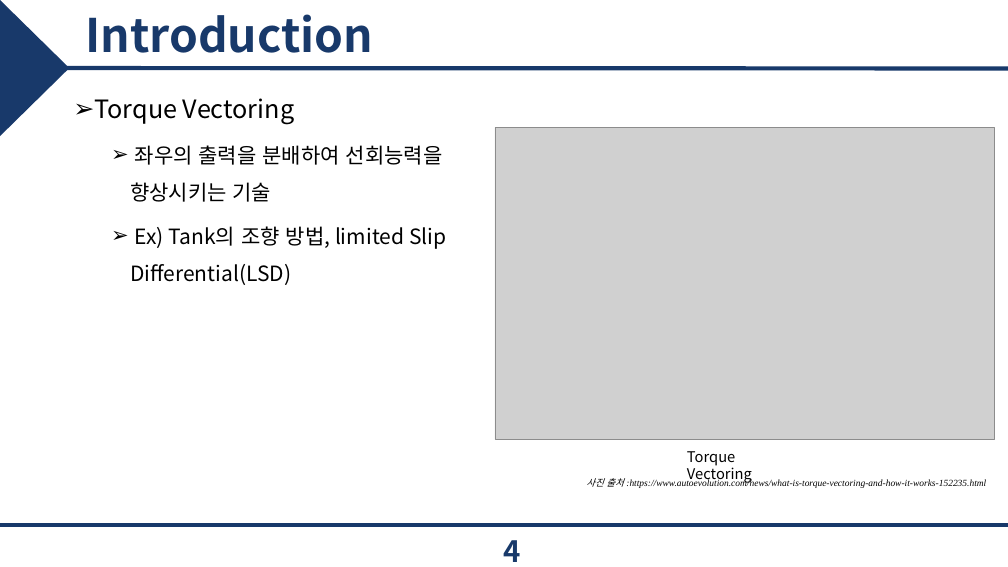
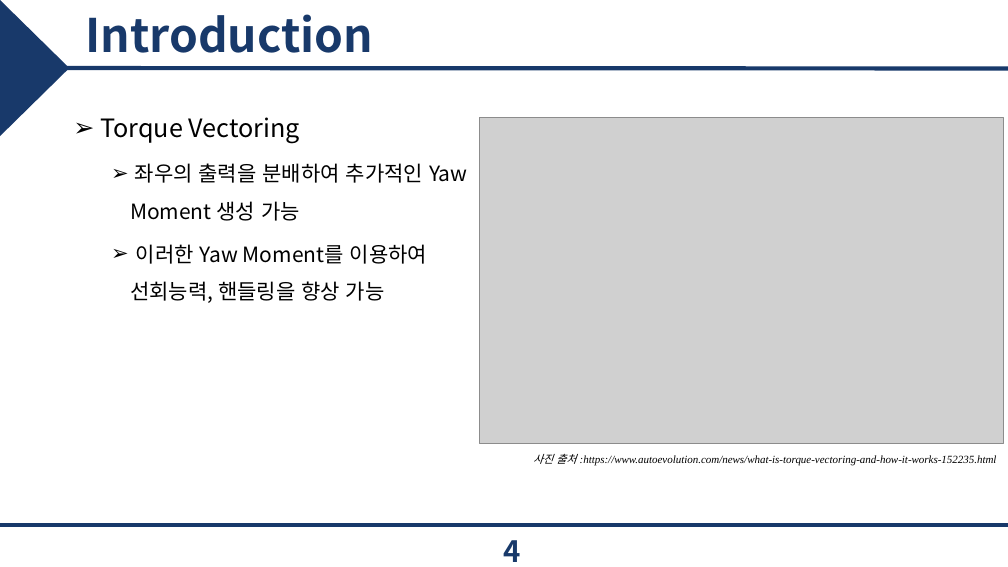
Before and after one commit to epoxx-arch/Torque_vectoringthesis, a slide deck: slide 4 of 졸업 논문/JCCI 발표.pptx. Drawn at 1008x567 pixels with LibreOffice and Linux fonts; fonts in the diff are those of the drawing; grey boxes stand for pictures; background and template pictures are left out. Boxes give left, top, right and bottom in pixels: in the first picture for what was removed or moved away, otherwise in the second. Text is boxed around its words. In the diff, an @@ line names an element or a change of style, - is before the commit and + after.

```diff
--- a/졸업 논문/JCCI 발표.pptx
+++ b/졸업 논문/JCCI 발표.pptx
@@ text at (x1=100, y1=117, x2=300, y2=144): line spacing 0.9 to 1.5 @@
@@ picture resized from (x1=495, y1=128, x2=994, y2=440) to (x1=479, y1=118, x2=1003, y2=444) @@
@@ text at (x1=130, y1=163, x2=467, y2=303): text changed @@
-  ➢ 좌우의 출력을 분배하여 선회능력을 향상시키는 기술
-  ➢ Ex) Tank의 조향 방법, limited Slip Differential(LSD)
+  ➢ 좌우의 출력을 분배하여 추가적인 Yaw Moment 생성 가능
+  ➢ 이러한 Yaw Moment를 이용하여 선회능력, 핸들링을 향상 가능
@@ text "사진 출처 :https://www.autoevolution.com/news/what-is-torque-vec ..." moved from (x1=586, y1=478, x2=986, y2=488) to (x1=533, y1=454, x2=997, y2=466) @@
@@ text "사진 출처 :https://www.autoevolution.com/news/what-is-torque-vec ..." at (x1=533, y1=454, x2=997, y2=466): size 9 to 10.5 pt @@
@@ text removed at (x1=687, y1=451, x2=752, y2=484) @@
-Torque Vectoring
```
Also in this commit, not shown: 10 other slides changed, 7 slides added, 5 slides removed, 27 other files.
